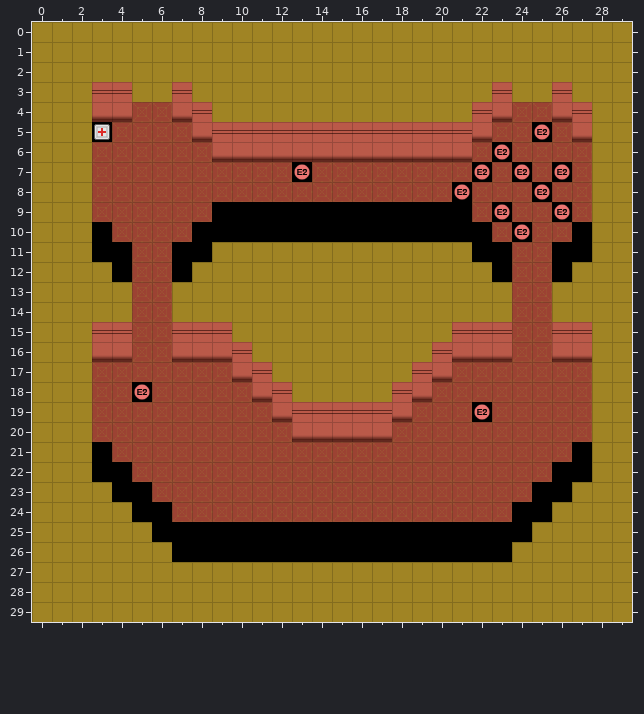
Two versions of a level (Tiled map (JSON), Assets/tilemaps/testoutside.json). Above, as it was before the edit.
Cells are 32x32 px. Shown: x 0..29, y 0..29.
The same view after the edit:
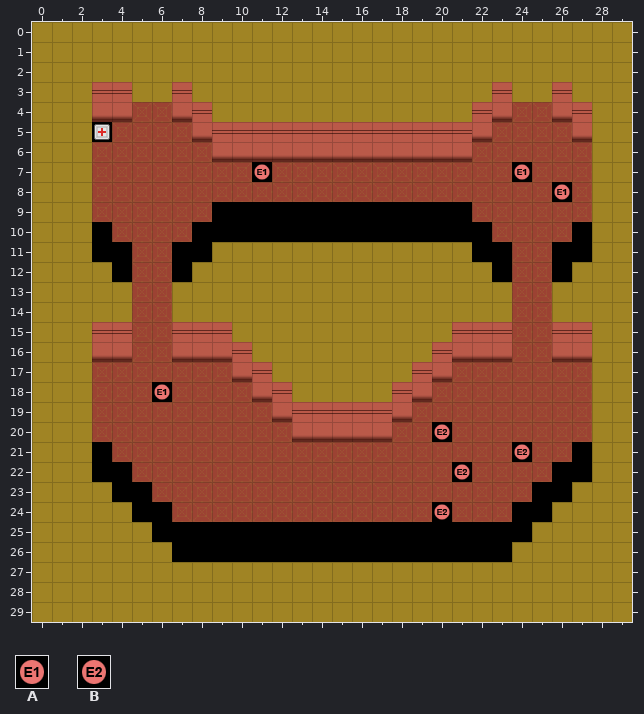
Key: from "test-tiles-outside": A 13, B 14.
Objects are placed by their top-left corner, in cells (3,4 is the top-left corner of cell 3,4); size is 1x1 cell unless given.
Edits made:
Layer "Object Layer 1":
A new object: A at 24,7.
A new object: A at 11,7.
A new object: A at 26,8.
A new object: A at 6,18.
Object B at 22,19 becomes B at 20,20.
Object B at 24,10 becomes B at 24,21.
Object B at 21,8 becomes B at 21,22.
Object B at 23,9 becomes B at 20,24.
Object B at 25,5 is removed.
Object B at 23,6 is removed.
Object B at 13,7 is removed.
Object B at 24,7 is removed.
Object B at 22,7 is removed.
Object B at 26,7 is removed.
Object B at 25,8 is removed.
Object B at 26,9 is removed.
Object B at 5,18 is removed.
